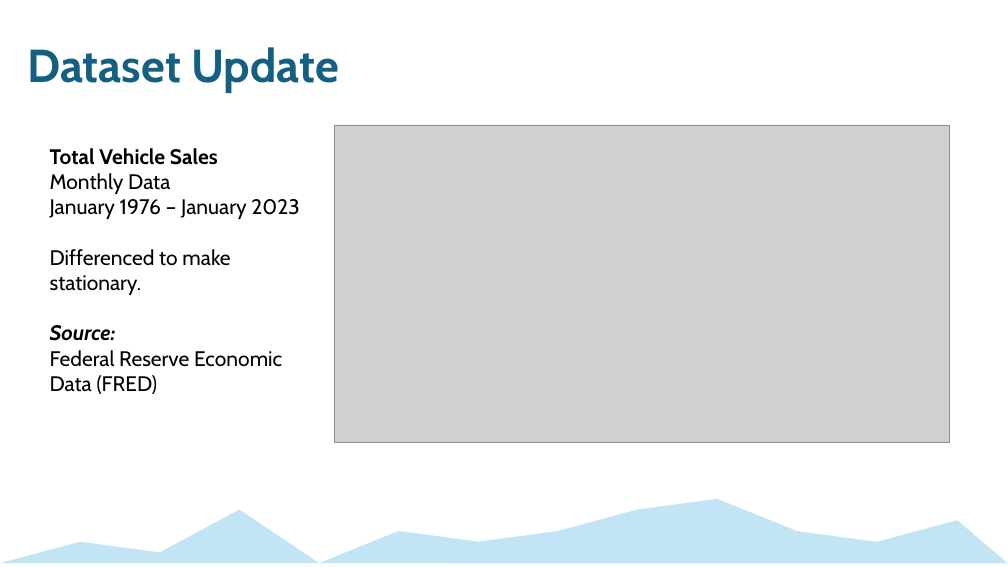
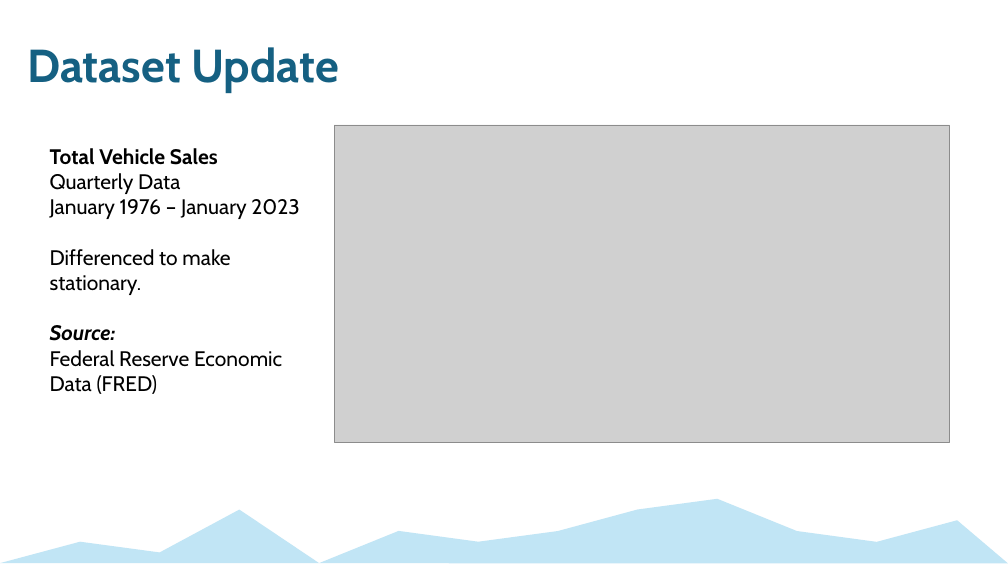
Before and after one commit to mckenzie-maidl/data5305-traffic-predictions, a slide deck: slide 2 of Presentations/Step2Presentation_ECON5305_DataTranslationChallenge.pptx. Drawn at 1008x567 pixels with LibreOffice and Linux fonts; fonts in the diff are those of the drawing; grey boxes stand for pictures. Boxes give left, top, right and bottom in pixels: in the first picture for what was removed or moved away, otherwise in the second. Text is boxed around its words. In the diff, an @@ line names an element or a change of style, - is before the commit and + after.

```diff
--- a/Presentations/Step2Presentation_ECON5305_DataTranslationChallenge.pptx
+++ b/Presentations/Step2Presentation_ECON5305_DataTranslationChallenge.pptx
@@ text at [50,173,180,194]: text changed @@
-Monthly Data
+Quarterly Data
```
Also in this commit, not shown: 6 other slides changed, 3 other files.
